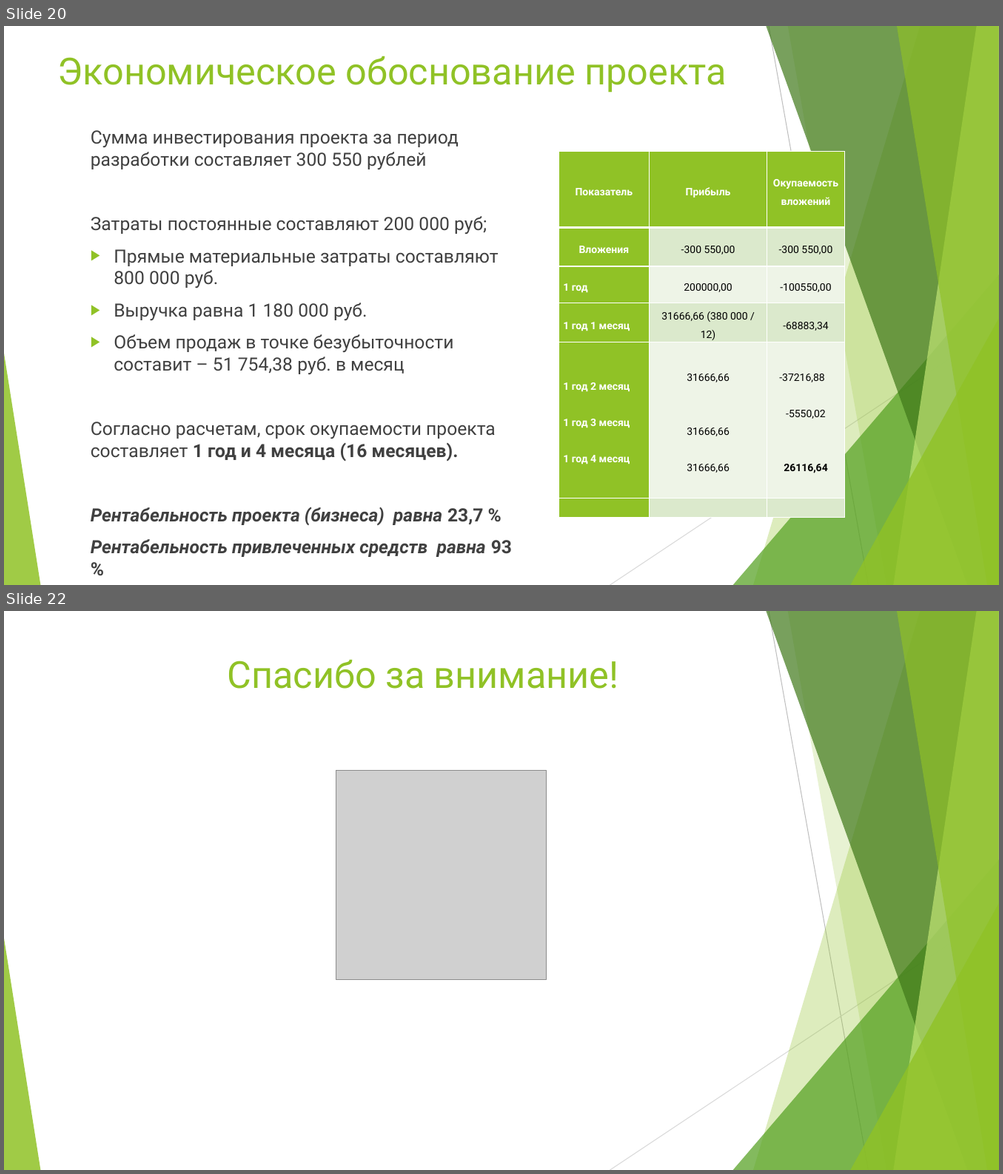
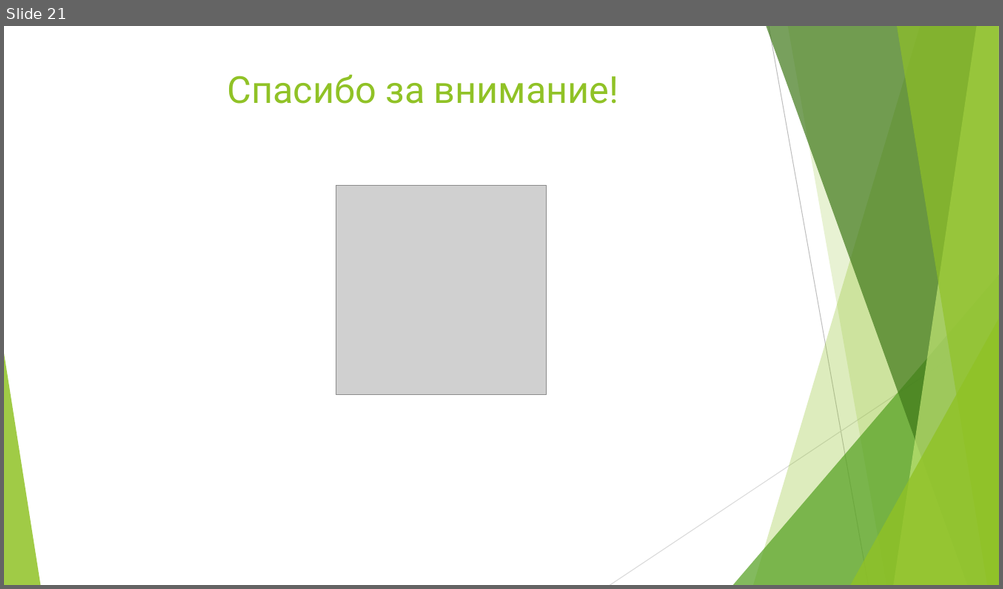
Before and after one commit to Tigeroff2002/Labs, a slide deck: Диплом/PRI-120-VKR-Presentation-Parakhin.pptx. Shown one above the other, each under a label of ours: slides 20 and 22 before the commit, slide 21 after it; the slides between them are not shown. The pictures are 1003x1174 and 1003x589 pixels, drawn with LibreOffice and Linux fonts; fonts in the diff are those of the drawing; grey boxes stand for pictures. Boxes give left, top, right and bottom in pixels: in the first picture for what was removed or moved away, otherwise in the second. Text is boxed around its words. In the diff, an @@ line names an element or a change of style, - is before the commit and + after.

```diff
--- a/Диплом/PRI-120-VKR-Presentation-Parakhin.pptx
+++ b/Диплом/PRI-120-VKR-Presentation-Parakhin.pptx
@@ slide 20 removed at bbox=[4, 26, 999, 585], background #FFFFFF; not listed: 10 template elements that a slide beside it also shows @@
@@ title removed at bbox=[58, 56, 726, 93] @@
-Экономическое обоснование проекта
@@ text removed at bbox=[91, 130, 512, 557] @@
-  Сумма инвестирования проекта за период разработки составляет 300 550 рублей
-Затраты постоянные составляют 200 000 руб;
-  ▶ Прямые материальные затраты составляют 800 000 руб.
-  ▶ Выручка равна 1 180 000 руб.
-  ▶ Объем продаж в точке безубыточности составит – 51 754,38 руб. в месяц
-  Согласно расчетам, срок окупаемости проекта составляет 1 год и 4 месяца (16 месяцев).
-  Рентабельность проекта (бизнеса) равна 23,7 %
-  Рентабельность привлеченных средств равна 93 %
@@ table removed at bbox=[558, 151, 845, 517], 6 rows, 3 columns @@
-Показатель | Прибыль | Окупаемость вложений
-Вложения | -300 550,00 | -300 550,00
-1 год | 200000,00 | -100550,00
-1 год 1 месяц | 31666,66 (380 000 / 12) | -68883,34
-1 год 2 месяц / 1 год 3 месяц / 1 год 4 месяц | 31666,66 / 31666,66 / 31666,66 | -37216,88 / -5550,02 / 26116,64
- |  | 
@@ what was slide 22 is now slide 21 @@
```
Also in this commit, not shown: 11 slides changed, 3 slides added, 3 other slides removed, 20 other files.
